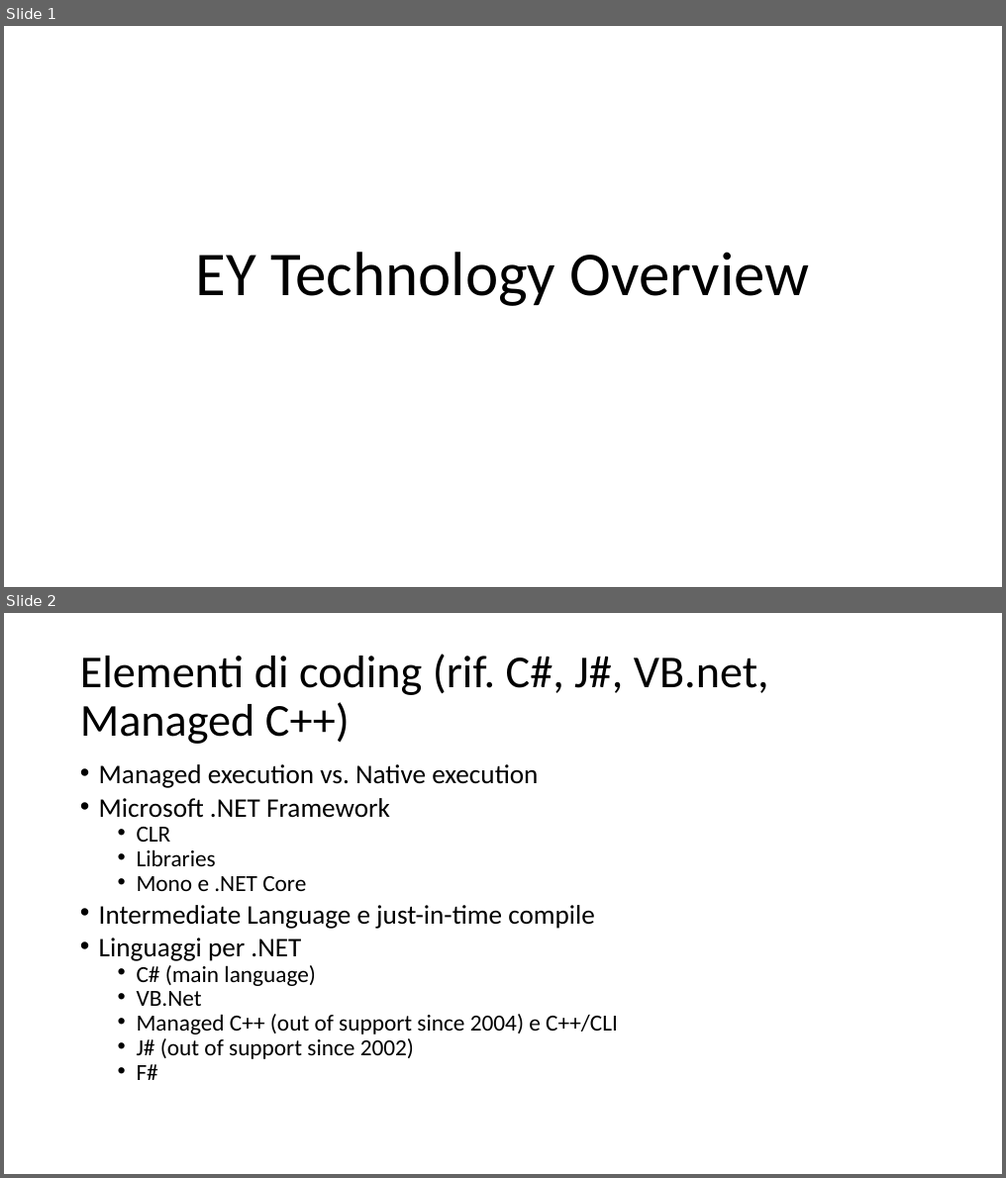
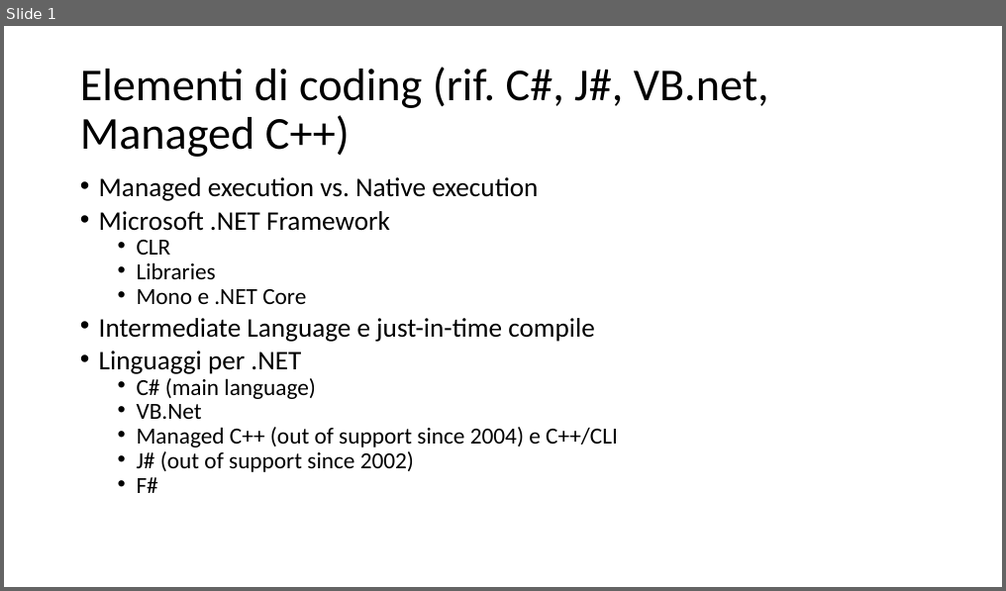
Before and after one commit to andrea-colleoni/ey-coding, a slide deck: EY Technology Overview.pptx. Shown one above the other, each under a label of ours: slides 1 and 2 before the commit, slide 1 after it. The pictures are 1006x1178 and 1006x591 pixels, drawn with LibreOffice and Linux fonts; fonts in the diff are those of the drawing. Boxes give left, top, right and bottom in pixels: in the first picture for what was removed or moved away, otherwise in the second. Text is boxed around its words. In the diff, an @@ line names an element or a change of style, - is before the commit and + after.

```diff
--- a/EY Technology Overview.pptx
+++ b/EY Technology Overview.pptx
@@ slide 1 removed at (4,26,1002,587), background #FFFFFF @@
@@ title removed at (196,252,810,306) @@
-EY Technology Overview
@@ what was slide 2 is now slide 1 @@
```
Also in this commit, not shown: 2 other slides removed, 7 other files.
